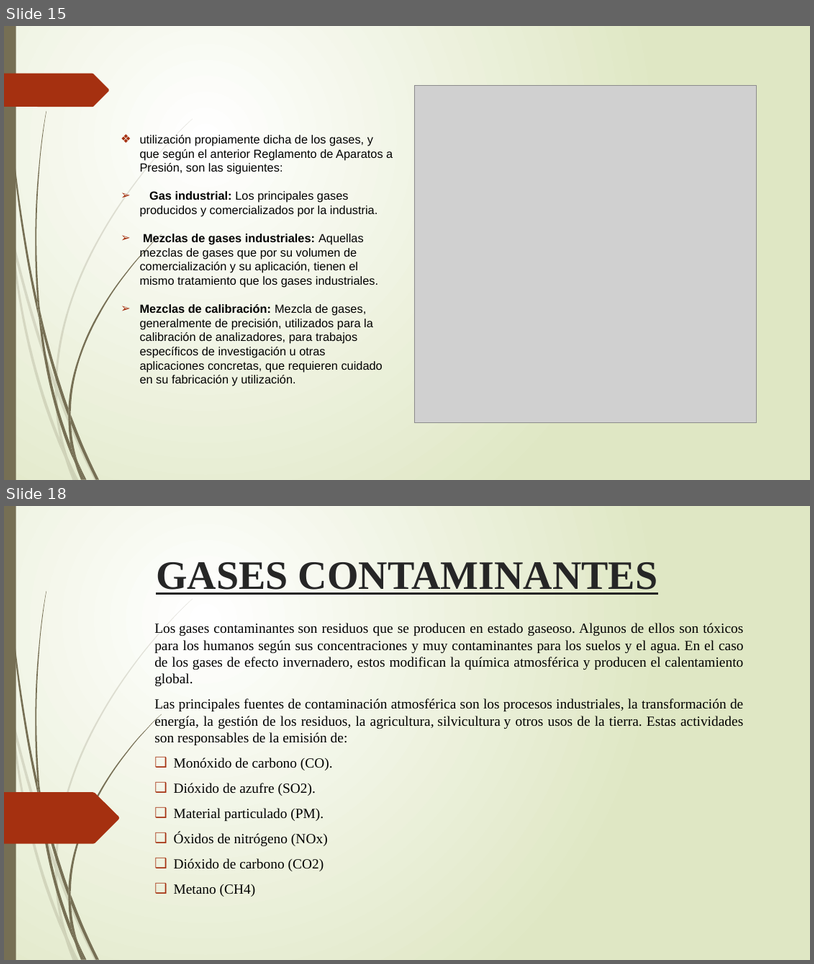
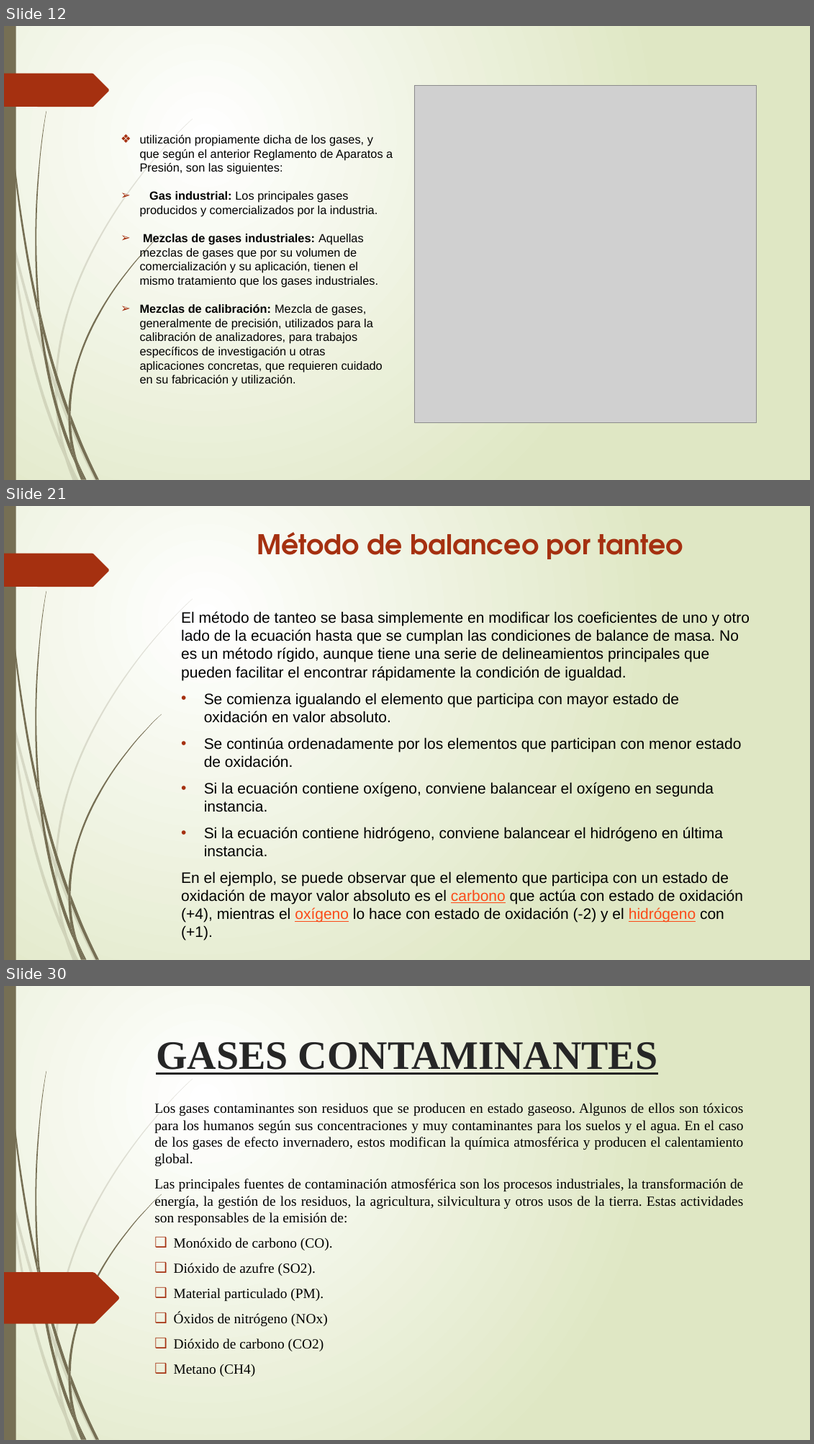
Before and after one commit to IvanRivera771/Documentos-GIT, a slide deck: Trabajo de Investigación Gases.pptx. Shown one above the other, each under a label of ours: slides 15 and 18 before the commit, slides 12, 21 and 30 after it; the slides between them are not shown. The pictures are 814x964 and 814x1444 pixels, drawn with LibreOffice and Linux fonts; fonts in the diff are those of the drawing; grey boxes stand for pictures. Boxes give left, top, right and bottom in pixels: in the first picture for what was removed or moved away, otherwise in the second. Text is boxed around its words. In the diff, an @@ line names an element or a change of style, - is before the commit and + after.

```diff
--- a/Trabajo de Investigación Gases.pptx
+++ b/Trabajo de Investigación Gases.pptx
@@ slide 21 added at box(4, 506, 810, 960), background gradient #FFFFFF to #DFE8C4; not listed: 24 template elements that a slide beside it also shows @@
@@ title added at box(257, 532, 684, 559), 32.4 pt, text #A53010, bold @@
+Método de balanceo por tanteo
@@ text added at box(181, 611, 750, 940), 18 pt, text #000000 @@
+El método de tanteo se basa simplemente en modificar los coeficientes de uno y otro lado de la ecuación hasta que se cumplan las condiciones de balance de masa. No es un método rígido, aunque tiene una serie de delineamientos principales que pueden facilitar el encontrar rápidamente la condición de igualdad.
+• Se comienza igualando el elemento que participa con mayor estado de oxidación en valor absoluto.
+• Se continúa ordenadamente por los elementos que participan con menor estado de oxidación.
+• Si la ecuación contiene oxígeno, conviene balancear el oxígeno en segunda instancia.
+• Si la ecuación contiene hidrógeno, conviene balancear el hidrógeno en última instancia.
+En el ejemplo, se puede observar que el elemento que participa con un estado de oxidación de mayor valor absoluto es el carbono que actúa con estado de oxidación (+4), mientras el oxígeno lo hace con estado de oxidación (-2) y el hidrógeno con (+1).
@@ what was slide 15 is now slide 12 @@
@@ what was slide 18 is now slide 30 @@
```
Also in this commit, not shown: 3 slides changed, 18 other slides added, 6 slides removed, 1 other file.
